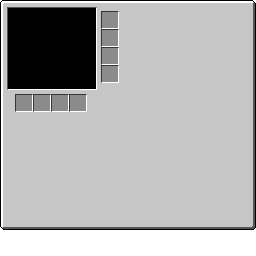
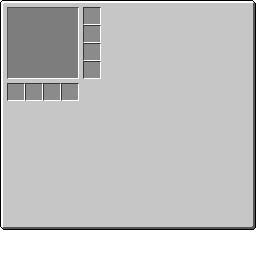
Revision of a layered 256px x 256px image; what changed, layer by layer:
painted on "Pasted Layer #3" over [7,83,87,112]
moved "Pasted Layer #4" above "Pasted Layer", painted on it over [7,7,119,92]
painted on "Pasted Layer" over [7,7,97,90]
"Layer": opacity 100% → 51% over [7,7,96,95]
